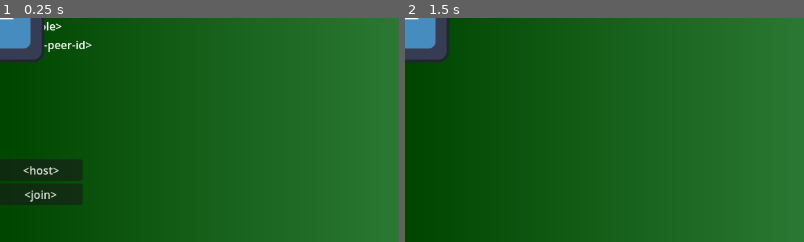
Above: before the commit, frames 1-2 (left to right).
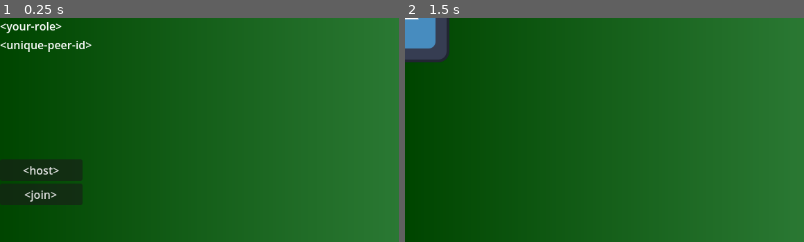
Above: after the commit, the same moments.

Repository: Boyquotes/team-wiitanks-godot-4-networking
Game: Godot game, scene res://scenes/game.tscn
The game is run twice, just before and just after one commit, with the same random seed, the same clock (stepped at 60 frames per second) and the same inputs. The engine's default icon, where the game draws it, is replaced by a stand-in: a white triangle on a blue panel in a dark square.
Inputs (mouse positions are % of the whole screen's width and height, from its top left):
- Up to frame 1 (0.25 s): no input
- Up to frame 2 (1.5 s): click (48, 95) at 0.52 s; type "12" at 0.6 s; click "<host>" at 1.25 s
The pictures show only the part of the screen within x 0-50%, y 0-50%; the shares and areas given below are measured in that part.

The runs differ from the first frame. In frame 1, 2.2% of the frame differs, in the area x 0-12%, y 0-20%; in frame 2, nothing differs.

Commit message:
client and host each have a player but they're not together in scene

Diff:
--- a/scenes/game.tscn
+++ b/scenes/game.tscn
@@ -1,7 +1,6 @@
-[gd_scene load_steps=5 format=3 uid="uid://rtubar74irss"]
+[gd_scene load_steps=4 format=3 uid="uid://rtubar74irss"]
 
 [ext_resource type="Script" path="res://scripts/main.gd" id="1_v7up0"]
-[ext_resource type="PackedScene" path="res://scenes/player.tscn" id="2_7rg2d"]
 
 [sub_resource type="Gradient" id="Gradient_ma7mq"]
 colors = PackedColorArray(0, 0.273376, 0, 1, 0.336974, 0.67554, 0.406626, 1)
@@ -58,8 +57,6 @@
 alignment = 1
 expand_to_text_length = true
 
-[node name="player" parent="." instance=ExtResource("2_7rg2d")]
-
 [connection signal="pressed" from="container-menu/button-host" to="." method="_on_buttonhost_pressed"]
 [connection signal="pressed" from="container-menu/button-join" to="." method="_on_buttonjoin_pressed"]
 [connection signal="text_submitted" from="message-input" to="." method="_on_messageinput_text_submitted"]
--- a/scripts/main.gd
+++ b/scripts/main.gd
@@ -21,6 +21,17 @@
 	# each peer on network has unique id, display this machine's unique id
 	get_node("container-network-info/label-peer-id").text = str(multiplayer.get_unique_id())
 
+	# instantiate character for host to control
+	add_player_character()
+
+	# connect a lambda function to multiplayerPeer, called when a peer connects to this host.
+	multiplayerPeer.peer_connected.connect(
+		# anonymous function always given the id of the new peer machine
+		func (new_peer_id):
+			await get_tree().create_timer(1).timeout
+			rpc("add_newly_connected_player_character")
+	)
+
 func _on_buttonjoin_pressed():
 	# hide buttons, show this machine is a client
 	get_node("container-network-info/network-role").text = "Client"
@@ -32,8 +43,15 @@
 	multiplayer.multiplayer_peer = multiplayerPeer
 	get_node("container-network-info/label-peer-id").text = str(multiplayer.get_unique_id())
 
+# when called, instantiate the player scene, add instance to scene
+func add_player_character():
+	var playerCharacter = preload("res://scenes/player.tscn").instantiate()
+	add_child(playerCharacter)
 
-
+# remotely-callable function
+@rpc
+func add_newly_connected_player_character():
+	add_player_character()
 
 func _on_messageinput_text_submitted(new_text):
 	pass # Replace with function body.
